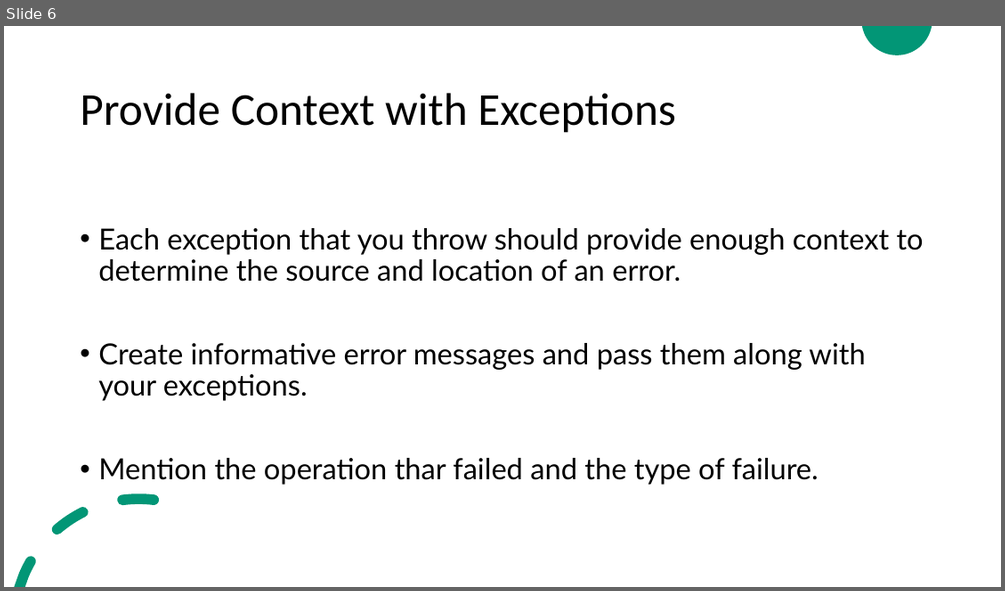
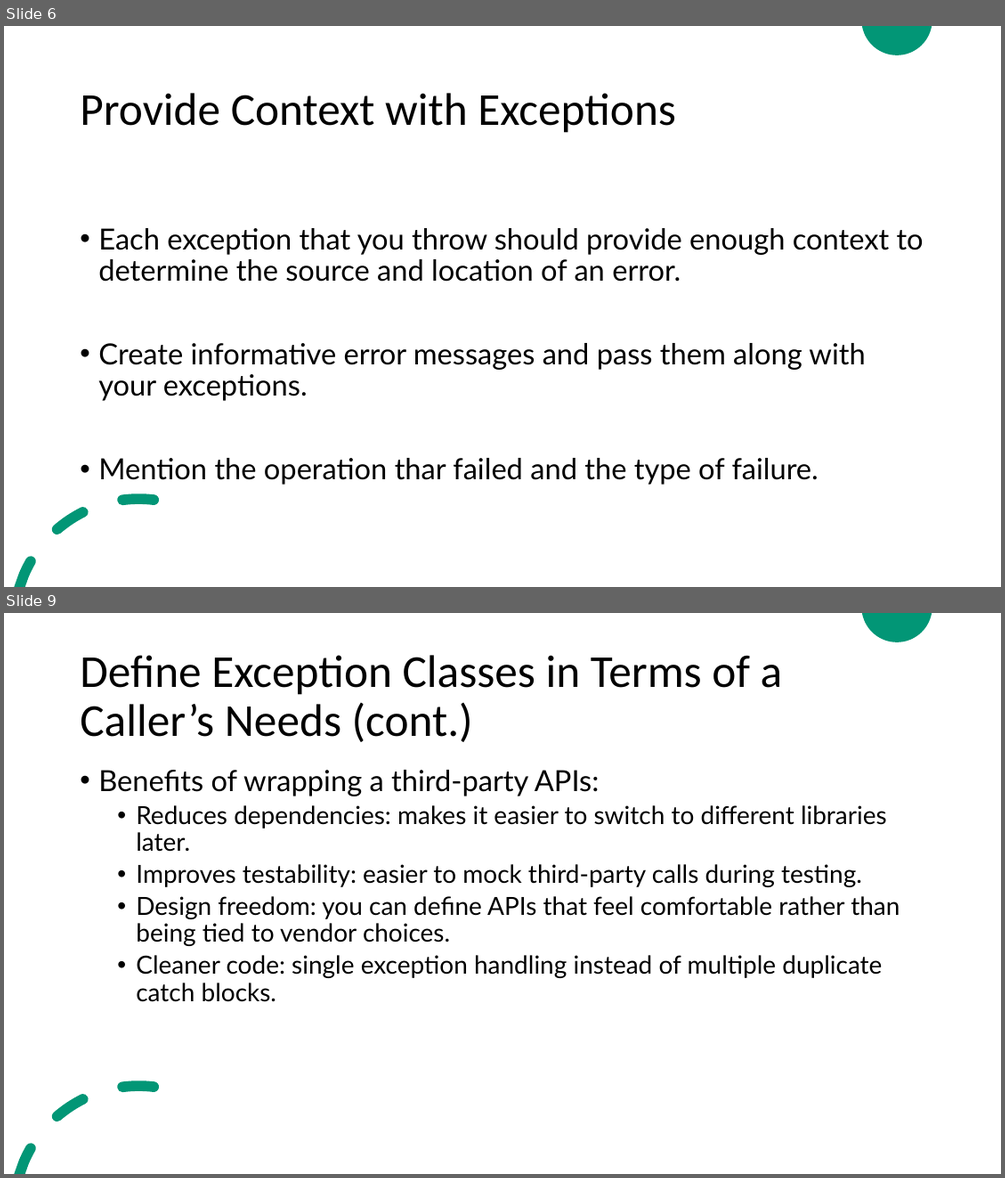
Before and after one commit to ZeinaZayed4/clean-code, a slide deck: Clean Code - Chapter 7.pptx. Shown one above the other, each under a label of ours: slide 6 before the commit, slides 6 and 9 after it; the slides between them are not shown. The pictures are 1005x591 and 1005x1178 pixels, drawn with LibreOffice and Linux fonts; fonts in the diff are those of the drawing. Boxes give left, top, right and bottom in pixels: in the first picture for what was removed or moved away, otherwise in the second. Text is boxed around its words. In the diff, an @@ line names an element or a change of style, - is before the commit and + after.

Commit message:
Update Clean Code - Chapter 7.pptx
Completed reading chapter 7 (error handling)

```diff
--- a/Clean Code - Chapter 7.pptx
+++ b/Clean Code - Chapter 7.pptx
@@ slide 9 added at (x1=4, y1=613, x2=1001, y2=1174), background #FFFFFF; not listed: 2 template elements that a slide beside it also shows @@
@@ title added at (x1=80, y1=655, x2=783, y2=742), 44 pt, text #000000 @@
+Define Exception Classes in Terms of a Caller’s Needs (cont.)
@@ text added at (x1=98, y1=770, x2=899, y2=1002), 24 pt, text #000000 @@
+• Benefits of wrapping a third-party APIs:
+  • Reduces dependencies: makes it easier to switch to different libraries later.
+  • Improves testability: easier to mock third-party calls during testing.
+  • Design freedom: you can define APIs that feel comfortable rather than being tied to vendor choices.
+  • Cleaner code: single exception handling instead of multiple duplicate catch blocks.
```
Also in this commit, not shown: 8 other slides added.
